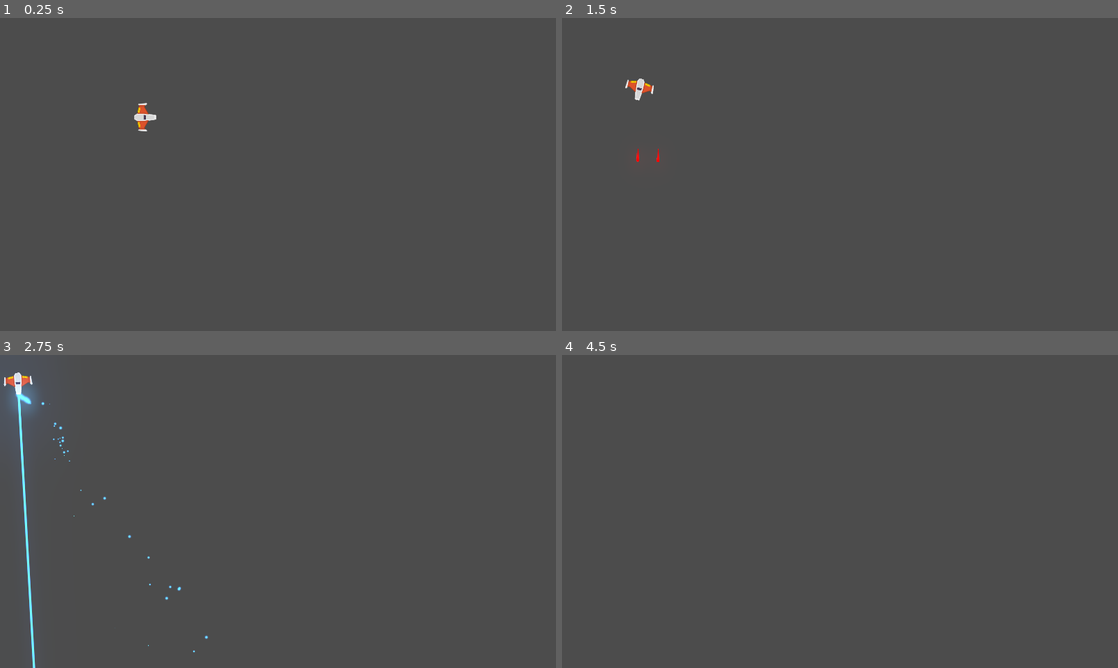
Above: before the commit, frames 1-4 (two rows, left to right).
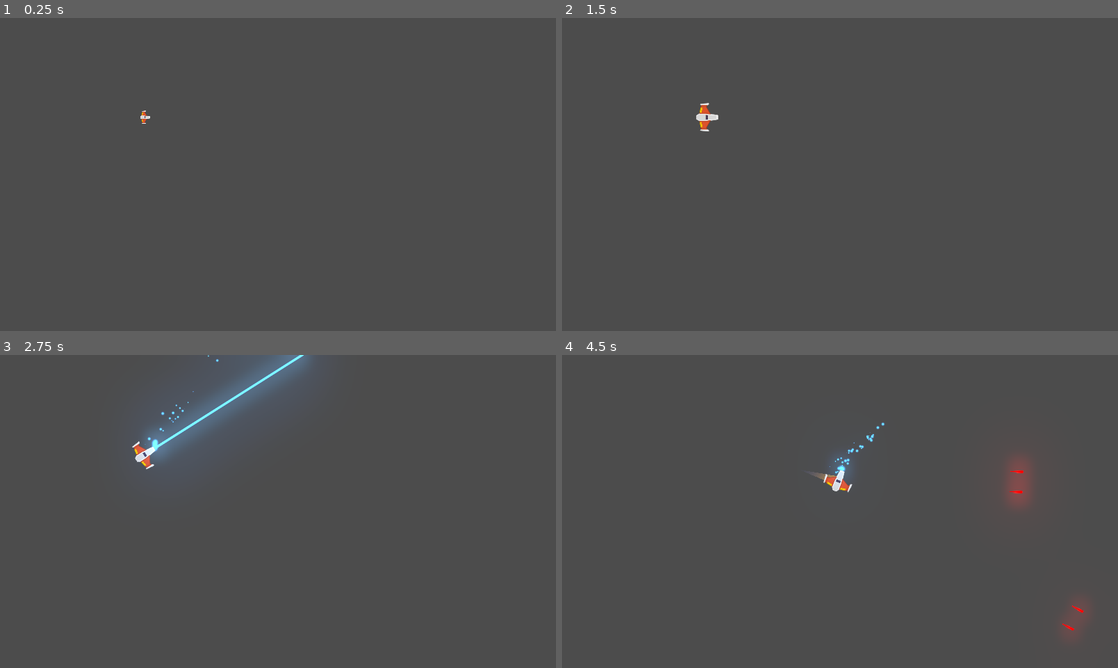
Above: after the commit, the same moments.

Repository: NicolasZGH/Meteoritos_Juego
Game: Godot game, scene res://Juego/Niveles/NivelTest.tscn
The game is run twice, just before and just after one commit, with the same random seed, the same clock (stepped at 60 frames per second) and the same inputs.
Inputs (mouse positions are in pixels of both pictures, inside the frame that each line leads up to):
- Up to frame 1 (0.25 s): no input
- Up to frame 2 (1.5 s): move the mouse to (962, 158) at 0.52 s; hold D (Derecha) 0.53-1.28 s; hold S (Atrás) 0.53-1.28 s; move the mouse to (728, 190) at 1.27 s; hold A (Izquierda) from 1.28 s (still down); tap Space (disparo_principal) at 1.35 s
- Up to frame 3 (2.75 s): move the mouse to (333, 442) at 2.02 s; release A (Izquierda) at 2.03 s; hold D (Derecha) from 2.03 s (still down); hold Right mouse button (disparo_secundario) from 2.03 s (still down)
- Up to frame 4 (4.5 s): move the mouse to (812, 574) at 2.77 s; release D (Derecha) at 2.78 s; release Right mouse button (disparo_secundario) at 2.78 s; hold W (Adelante) 2.78-3.53 s; tap S (Atrás) at 2.85 s; move the mouse to (1006, 558) at 3.52 s; hold Space (disparo_principal) 3.53-4.28 s; hold A (Izquierda) from 3.53 s (still down); move the mouse to (673, 464) at 4.27 s; right-click (673, 464) at 4.35 s

The runs differ from the first frame. In frame 1, 0.2% of the frame differs, in the area x 24-29%, y 27-37%; in frame 2, 0.4%; in frame 3, 5.5%, in the area x 0-57%, y 0-100%; in frame 4, 1.4%.

Commit message:
Actualización

Diff:
--- a/Juego/Naves/Players/Estela/Trail2D.gd
+++ b/Juego/Naves/Players/Estela/Trail2D.gd
@@ -4,7 +4,7 @@
 # texture, or trail width, use parameters from the `Line2D` class.
 tool
 
-class_name Trail2D
+class_name Estela
 extends Line2D
 
 export var is_emitting := false setget set_emitting
@@ -14,7 +14,7 @@
 # Life of each point in seconds before it is deleted.
 export var lifetime := 0.5
 # Maximum number of points allowed on the curve.
-export var max_points := 100
+export var max_points := 100 setget set_max_points
 
 # Optional path to the target node to follow. If not set, the instance follows its parent.
 export var target_path: NodePath
@@ -26,6 +26,8 @@
 
 onready var target: Node2D = get_node_or_null(target_path)
 
+func set_max_points(valor: int) -> void:
+	max_points = valor
 
 func _ready() -> void:
 	if not target:
--- a/Juego/Naves/Players/Estela/Trail2D.tscn
+++ b/Juego/Naves/Players/Estela/Trail2D.tscn
@@ -1,15 +1,16 @@
 [gd_scene load_steps=4 format=2]
 
 [ext_resource path="res://Juego/Naves/Players/Estela/Trail2D.gd" type="Script" id=1]
-
 
 [sub_resource type="Curve" id=1]
 _data = [ Vector2( 0, 0 ), 0.0, 1.0, 0, 1, Vector2( 1, 1 ), 1.0, 0.0, 1, 0 ]
 
 [sub_resource type="Gradient" id=2]
-colors = PoolColorArray( 0.294118, 0.356863, 0.670588, 0, 0.294118, 0.356863, 0.670588, 1 )
+colors = PoolColorArray( 0.294118, 0.356863, 0.670588, 0, 0.866667, 0.607843, 0.156863, 1 )
 
 [node name="Trail2D" type="Line2D"]
+position = Vector2( 0, -1.19209e-07 )
+scale = Vector2( 1, 0.763765 )
 points = PoolVector2Array( 0, 0, 32, 0 )
 width_curve = SubResource( 1 )
 default_color = Color( 1, 1, 1, 1 )
--- /dev/null
+++ b/Juego/Naves/Players/Motor/Motor.gd
@@ -0,0 +1,33 @@
+class_name Motor
+extends AudioStreamPlayer2D
+
+export var tiempo_transicion:float = 1
+export var volumen_apagado:float = -30.0
+
+onready var tween_sonido:Tween = $Tween
+
+var volumen_original:float
+
+func _ready() -> void:
+	volumen_original = volume_db
+	volume_db = volumen_apagado
+
+func sonido_on() -> void:
+	if not playing:
+		play()
+	efecto_transicion(volume_db, volumen_original)
+
+func sonido_off() -> void:
+	efecto_transicion(volume_db, volumen_apagado)
+
+func efecto_transicion(desde_vol: float, hasta_vol: float) -> void:
+	tween_sonido.interpolate_property(
+		self,
+		"volume_db",
+		desde_vol,
+		hasta_vol,
+		tiempo_transicion,
+		Tween.TRANS_LINEAR,
+		Tween.EASE_OUT_IN
+	)
+	tween_sonido.start()
--- /dev/null
+++ b/Juego/Naves/Players/Motor/Motor.tscn
@@ -0,0 +1,10 @@
+[gd_scene load_steps=3 format=2]
+
+[ext_resource path="res://Juego/sfx/Motor.wav" type="AudioStream" id=1]
+[ext_resource path="res://Juego/Naves/Players/Motor/Motor.gd" type="Script" id=2]
+
+[node name="MotorSFX" type="AudioStreamPlayer2D"]
+stream = ExtResource( 1 )
+script = ExtResource( 2 )
+
+[node name="Tween" type="Tween" parent="."]
--- a/Juego/Naves/Players/Player.gd
+++ b/Juego/Naves/Players/Player.gd
@@ -5,14 +5,19 @@
 ## Atributos Export
 export var potencia_motor:int = 20
 export var potencia_rotacion:int = 280
+export var estela_maxima:int = 150
 
 ## Atributos
 var empuje:Vector2 = Vector2.ZERO
 var dir_rotacion:int = 0
+var estado_actual:int = ESTADO.SPAWN
 
 #Atributos onready
 onready var cannon:Cannon = $Cannon
 onready var laser:RayoLaser = $LaserBeam2D
+onready var estela:Estela = $EstelaPuntoInicio/Trail2D
+onready var motor_sfx:Motor = $MotorSFX
+onready var colisionador:CollisionShape2D = $CollisionShape2D
 
 # Métodos
 func _integrate_forces(state: Physics2DDirectBodyState) -> void:
@@ -23,14 +28,48 @@
 	player_input()
 
 func _unhandled_input(event: InputEvent) -> void:
-	#DisparoRayo
+	if not esta_input_activo():
+		return
+	#Disparar Rayo
 	if event.is_action_pressed("disparo_secundario"):
 		laser.set_is_casting(true)
 
 	if event.is_action_released("disparo_secundario"):
 		laser.set_is_casting(false)
+
+func _ready() -> void:
+	controlador_estados(estado_actual)
+
 # Métodos Custom
+
+func controlador_estados(nuevo_estado: int) -> void:
+	match nuevo_estado:
+		ESTADO.SPAWN:
+			colisionador.set_deferred("disabled", true)
+			cannon.set_puede_disparar(false)
+		ESTADO.VIVO:
+			colisionador.set_deferred("disabled", false)
+			cannon.set_puede_disparar(true)
+		ESTADO.INVENCIBLE:
+			colisionador.set_deferred("disabled", true)
+		ESTADO.MUERTO:
+			colisionador.set_deferred("disabled", true)
+			cannon.set_puede_disparar(false)
+			queue_free()
+
+	estado_actual = nuevo_estado
+
+
+func esta_input_activo() -> bool:
+	if estado_actual in [ESTADO.MUERTO, ESTADO.SPAWN]:
+		return false
+
+	return true
+
+
 func player_input() -> void:
+	if not esta_input_activo():
+		return
 	# Empuje
 	empuje = Vector2.ZERO
 	if Input.is_action_pressed("Adelante"):
@@ -51,3 +90,11 @@
 
 	if Input.is_action_just_released("disparo_principal"):
 		cannon.set_esta_disparando(false)
+
+# Enums
+enum ESTADO {SPAWN, VIVO, INVENCIBLE, MUERTO}
+
+#Señales internas
+func _on_AnimationPlayer_animation_finished(anim_name: String) -> void:
+	if anim_name == "spawn":
+		controlador_estados(ESTADO.VIVO)
--- a/Juego/Naves/Players/Player.tscn
+++ b/Juego/Naves/Players/Player.tscn
@@ -1,13 +1,59 @@
-[gd_scene load_steps=7 format=2]
+[gd_scene load_steps=11 format=2]
 
 [ext_resource path="res://Juego/Naves/Players/player_orange.png" type="Texture" id=1]
 [ext_resource path="res://Juego/Naves/Players/MaterialFisico.tres" type="PhysicsMaterial" id=2]
 [ext_resource path="res://Juego/Naves/Players/Player.gd" type="Script" id=3]
 [ext_resource path="res://Juego/Proyectiles/Cannon.tscn" type="PackedScene" id=4]
 [ext_resource path="res://Juego/Proyectiles/Laser/LaserBeam2D.tscn" type="PackedScene" id=5]
+[ext_resource path="res://Juego/Naves/Players/Estela/Trail2D.tscn" type="PackedScene" id=6]
+[ext_resource path="res://Juego/Naves/Players/Motor/Motor.tscn" type="PackedScene" id=7]
 
 [sub_resource type="CircleShape2D" id=1]
 radius = 38.3543
+
+[sub_resource type="Animation" id=2]
+resource_name = "default"
+step = 1.0
+tracks/0/type = "value"
+tracks/0/path = NodePath("Sprite:scale")
+tracks/0/interp = 1
+tracks/0/loop_wrap = true
+tracks/0/imported = false
+tracks/0/enabled = true
+tracks/0/keys = {
+"times": PoolRealArray( 0 ),
+"transitions": PoolRealArray( 1 ),
+"update": 0,
+"values": [ Vector2( 1, 1 ) ]
+}
+
+[sub_resource type="Animation" id=3]
+resource_name = "spawn"
+length = 1.5
+tracks/0/type = "value"
+tracks/0/path = NodePath("Sprite:scale")
+tracks/0/interp = 1
+tracks/0/loop_wrap = true
+tracks/0/imported = false
+tracks/0/enabled = true
+tracks/0/keys = {
+"times": PoolRealArray( 0, 0.3, 0.6, 0.8, 1, 1.2, 1.5 ),
+"transitions": PoolRealArray( 1, 1, 1, 1, 1, 1, 1 ),
+"update": 0,
+"values": [ Vector2( 0.3, 0.3 ), Vector2( 0.5, 0.5 ), Vector2( 0.3, 0.3 ), Vector2( 1, 1 ), Vector2( 0.5, 0.5 ), Vector2( 1, 1 ), Vector2( 1, 1 ) ]
+}
+tracks/1/type = "value"
+tracks/1/path = NodePath("Sprite:modulate")
+tracks/1/interp = 1
+tracks/1/loop_wrap = true
+tracks/1/imported = false
+tracks/1/enabled = true
+tracks/1/keys = {
+"times": PoolRealArray( 0.3, 0.8, 1.2, 1.5 ),
+"transitions": PoolRealArray( 1, 1, 1, 1 ),
+"update": 0,
+"values": [ Color( 1, 1, 1, 0.588235 ), Color( 1, 1, 1, 0.588235 ), Color( 1, 1, 1, 0.588235 ), Color( 1, 1, 1, 1 ) ]
+}
 
 [node name="Player" type="RigidBody2D"]
 physics_material_override = ExtResource( 2 )
@@ -40,4 +86,24 @@
 [node name="LaserBeam2D" parent="." instance=ExtResource( 5 )]
 position = Vector2( 37.5829, 0.105944 )
 
+[node name="EstelaPuntoInicio" type="Position2D" parent="."]
+
+[node name="Trail2D" parent="EstelaPuntoInicio" instance=ExtResource( 6 )]
+position = Vector2( -0.197777, 0.105946 )
+scale = Vector2( 1.00882, 0.595478 )
+points = PoolVector2Array( 0, 0, 60, 0 )
+width = 50.0
+is_emitting = true
+lifetime = 0.6
+max_points = 150
+target_path = NodePath("..")
+
+[node name="MotorSFX" parent="." instance=ExtResource( 7 )]
+
+[node name="AnimationPlayer" type="AnimationPlayer" parent="."]
+autoplay = "spawn"
+anims/default = SubResource( 2 )
+anims/spawn = SubResource( 3 )
+[connection signal="animation_finished" from="AnimationPlayer" to="." method="_on_AnimationPlayer_animation_finished"]
+
 [editable path="Cannon"]
--- a/Juego/Proyectiles/Cannon.gd
+++ b/Juego/Proyectiles/Cannon.gd
@@ -13,6 +13,7 @@
 onready var disparo_sfx:AudioStreamPlayer2D = $DisparoSFX
 onready var esta_enfriado:bool = true
 onready var esta_disparando:bool = false setget set_esta_disparando
+onready var puede_disparar:bool = false setget set_puede_disparar
 
 #Atributos
 var puntos_disparo:Array = []
@@ -20,6 +21,9 @@
 #Setters y Getters
 func set_esta_disparando(disparando: bool) -> void:
 	esta_disparando = disparando
+
+func set_puede_disparar(duenio_puede: bool) -> void:
+	puede_disparar = duenio_puede
 
 #Métodos
 func _ready() -> void:
--- a/project.godot
+++ b/project.godot
@@ -13,6 +13,16 @@
 "class": "Cannon",
 "language": "GDScript",
 "path": "res://Juego/Proyectiles/Cannon.gd"
+}, {
+"base": "Line2D",
+"class": "Estela",
+"language": "GDScript",
+"path": "res://Juego/Naves/Players/Estela/Trail2D.gd"
+}, {
+"base": "AudioStreamPlayer2D",
+"class": "Motor",
+"language": "GDScript",
+"path": "res://Juego/Naves/Players/Motor/Motor.gd"
 }, {
 "base": "Node2D",
 "class": "Nivel",
@@ -38,20 +48,16 @@
 "class": "RayoLaser",
 "language": "GDScript",
 "path": "res://Juego/Proyectiles/Laser/LaserBeam2D.gd"
-}, {
-"base": "Line2D",
-"class": "Trail2D",
-"language": "GDScript",
-"path": "res://Juego/Naves/Players/Estela/Trail2D.gd"
 } ]
 _global_script_class_icons={
 "Cannon": "",
+"Estela": "",
+"Motor": "",
 "Nivel": "",
 "Player": "",
 "Proyectil": "",
 "ProyectilPlayer": "",
-"RayoLaser": "",
-"Trail2D": ""
+"RayoLaser": ""
 }
 
 [application]
Not shown, added: Juego/sfx/Motor.wav.import
Not shown, added: Juego/sfx/Motor.wav
